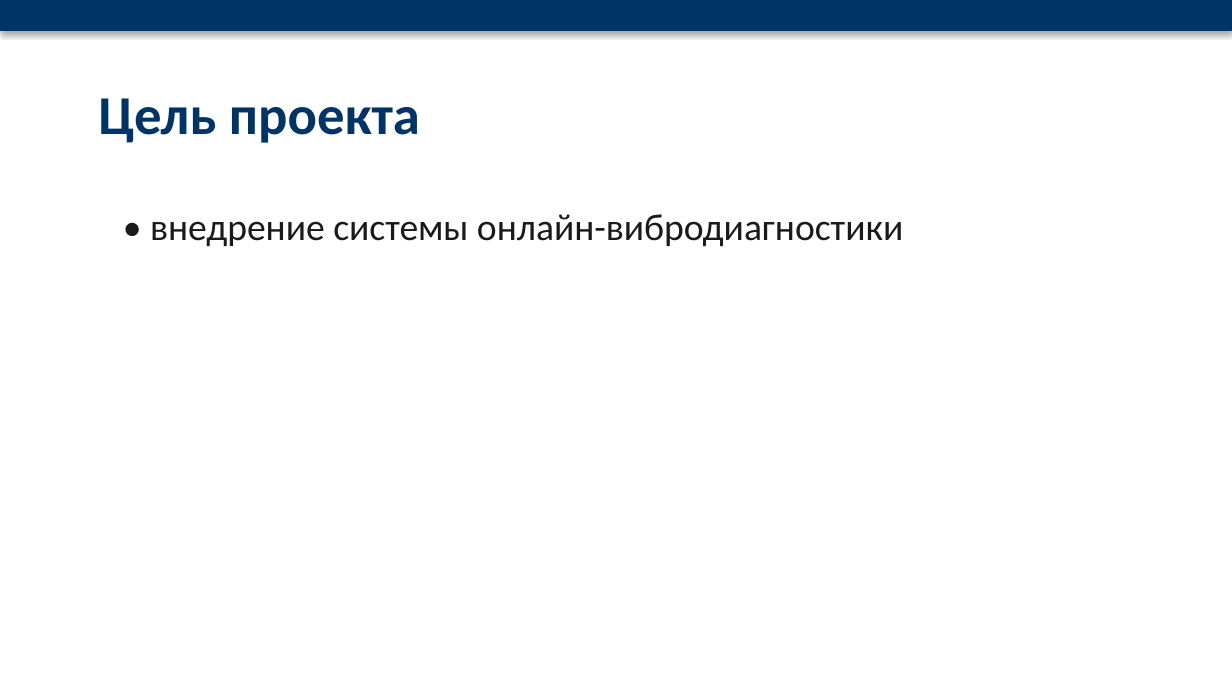
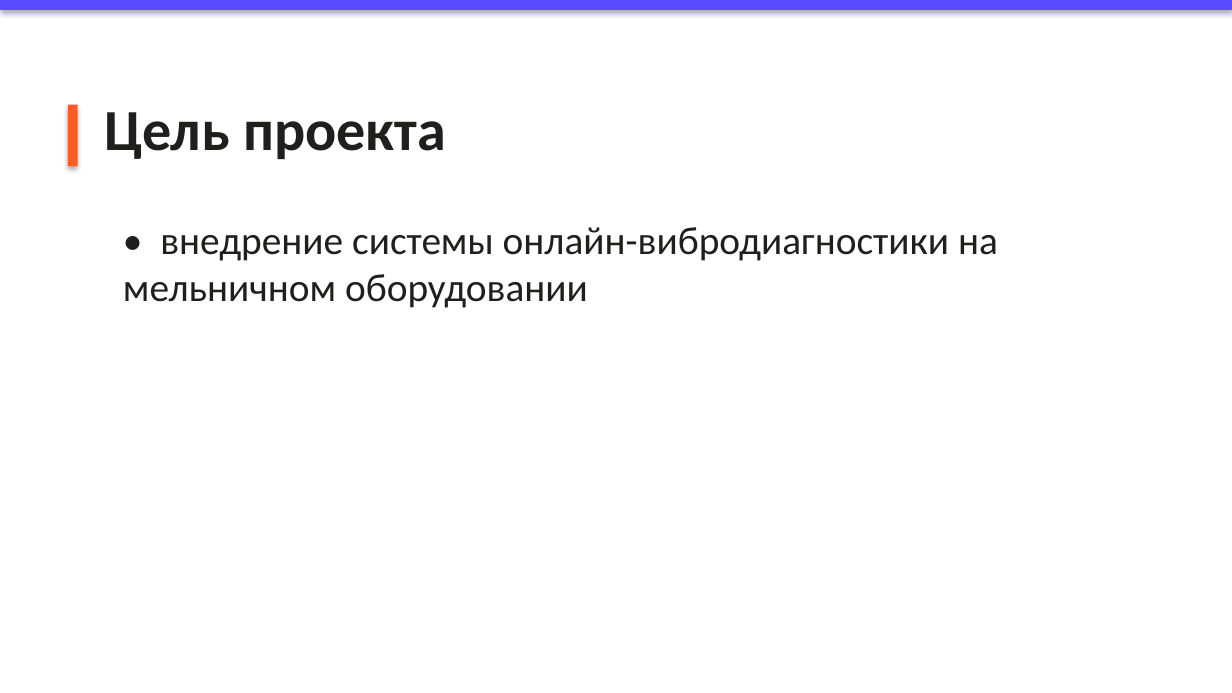
Before and after one commit to Katy-Klochkova/brandmarka, a slide deck: slide 2 of docs/presentation-example.pptx. Drawn at 1232x693 pixels with LibreOffice and Linux fonts; fonts in the diff are those of the drawing. Boxes give left, top, right and bottom in pixels: in the first picture for what was removed or moved away, otherwise in the second. Text is boxed around its words. In the diff, an @@ line names an element or a change of style, - is before the commit and + after.

```diff
--- a/docs/presentation-example.pptx
+++ b/docs/presentation-example.pptx
@@ rectangle: place and size @@
-rectangle at [0,0,1232,31]
+rectangle at [0,0,1232,10]
@@ rectangle at [0,0,1232,10]: fill #003366 to #5A4BFF @@
@@ text "Цель проекта": place and size @@
-text "Цель проекта" at [98,98,420,143]
+text "Цель проекта" at [104,112,446,159]
@@ text "Цель проекта" at [104,112,446,159]: size 32 to 34 pt, text colour #003366 to #1F1F1E @@
@@ rectangle added at [68,105,78,166], fill #FF5B24 @@
@@ text at [123,227,998,308]: text changed; size 22 to 23 pt; text colour #1A1A1A to #1F1F1E @@
-• внедрение системы онлайн-вибродиагностики
+• внедрение системы онлайн-вибродиагностики на мельничном оборудовании
```
Also in this commit, not shown: 4 other slides changed, 9 other files.
